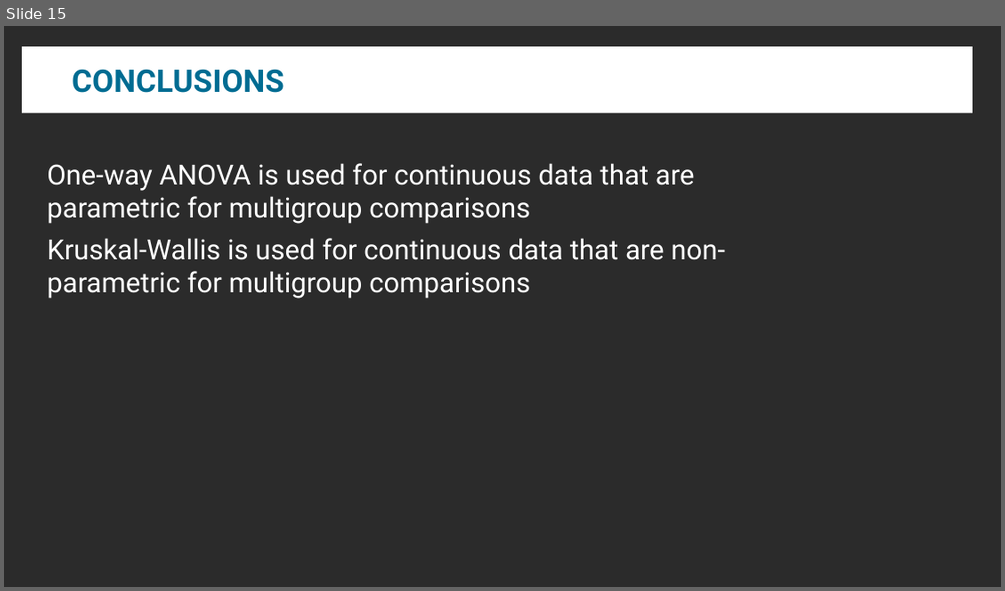
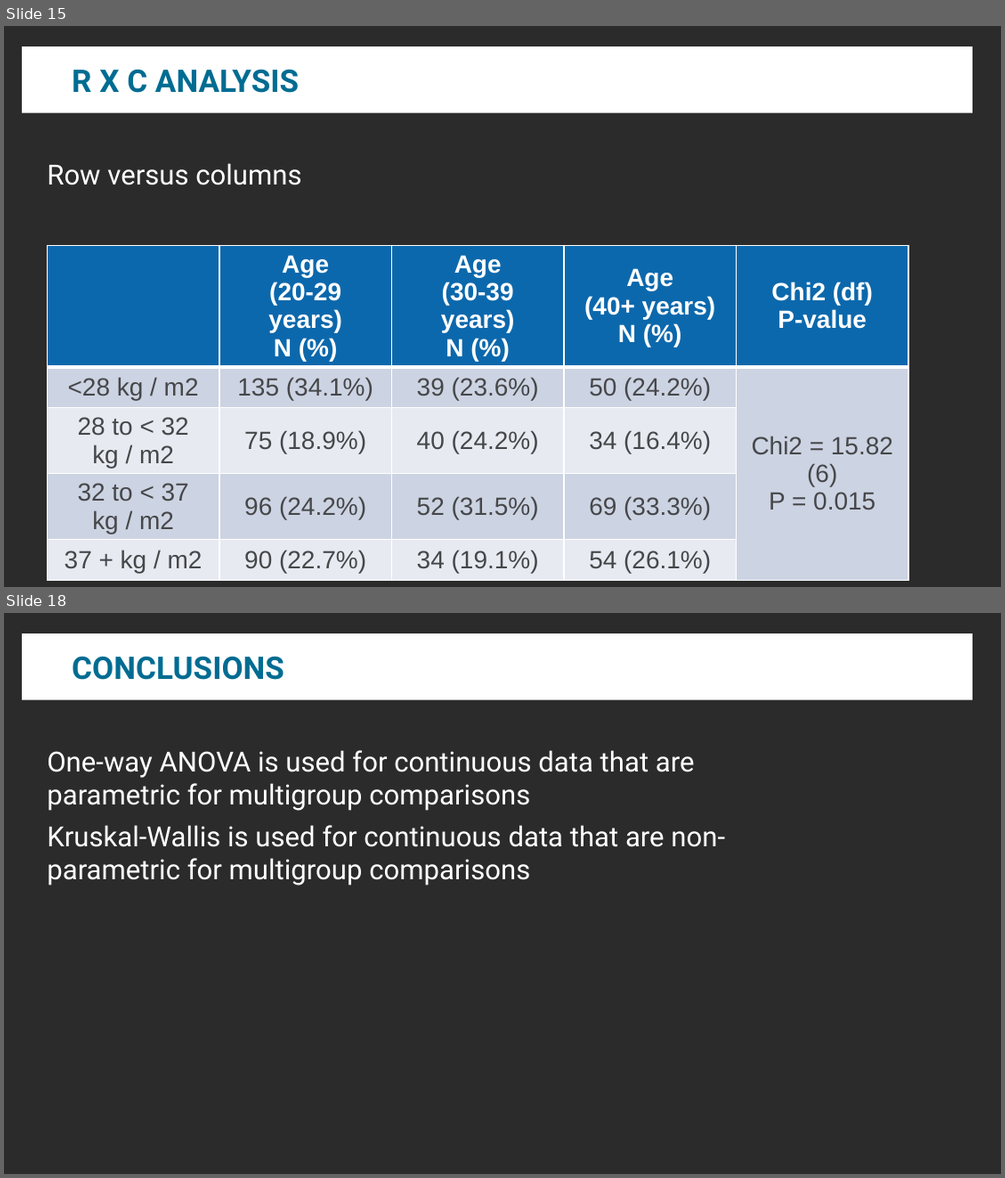
Before and after one commit to mbounthavong/VA-Resident-Study-Design-and-Biostats-Review, a slide deck: Presentations/3A - Multigroup comparisons.pptx. Shown one above the other, each under a label of ours: slide 15 before the commit, slides 15 and 18 after it; the slides between them are not shown. The pictures are 1005x591 and 1005x1178 pixels, drawn with LibreOffice and Linux fonts; fonts in the diff are those of the drawing; background and template pictures are left out; a plain dark background stands for a picture behind light text. Boxes give left, top, right and bottom in pixels: in the first picture for what was removed or moved away, otherwise in the second. Text is boxed around its words. In the diff, an @@ line names an element or a change of style, - is before the commit and + after.

Commit message:
Upload updated R code and Presentation

```diff
--- a/Presentations/3A - Multigroup comparisons.pptx
+++ b/Presentations/3A - Multigroup comparisons.pptx
@@ slide 15 added at [4, 26, 1001, 587], background picture (left out) @@
@@ title added at [22, 47, 972, 114], fill #FFFFFF, 22.5 pt, text #006C92, bold @@
+R X C ANALYSIS
@@ text added at [47, 163, 301, 185], 20 pt, text #FFFFFF @@
+Row versus columns
@@ table added at [47, 245, 909, 576], 5 rows, 5 columns @@
+ | Age / (20-29 years) / N (%) | Age / (30-39 years) / N (%) | Age / (40+ years) / N (%) | Chi2 (df) / P-value
+<28 kg / m2 | 135 (34.1%) | 39 (23.6%) | 50 (24.2%) | Chi2 = 15.82 (6) / P = 0.015
+28 to < 32 kg / m2 | 75 (18.9%) | 40 (24.2%) | 34 (16.4%) | 
+32 to < 37 kg / m2 | 96 (24.2%) | 52 (31.5%) | 69 (33.3%) | 
+37 + kg / m2 | 90 (22.7%) | 34 (19.1%) | 54 (26.1%) | 
@@ what was slide 15 is now slide 18 @@
```
Also in this commit, not shown: 1 slide changed, 2 other slides added, 1 other file.
